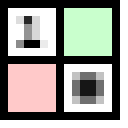
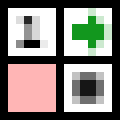
The second 128×128 image is a revision of the first. Changes to its layers:
added layer "Layer #4" (20%) above "Layer #3" over [88, 8, 112, 56]
added layer "Layer #3" (93%) above "Layer #1" over [72, 16, 104, 48]
"Layer #1": opacity 21% → 29%, painted on it over [8, 8, 112, 112]
